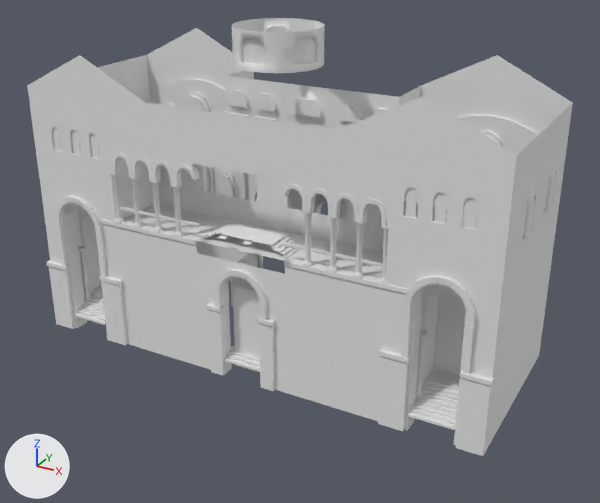
The COLLADA model art/meshes/structural/byza_civic_center_a.dae, before and after one commit.
One viewpoint serves both versions: a 50 mm camera at (32.1, -49.5, 34.8) aimed at (1.6, 5.8, 7.1). The lights are fixed; the arrows at lower left show +X, +Y and +Z. Vertices at the same position are counted once.

Objects in the first picture: 'Byza_Civic_Centre_A'.
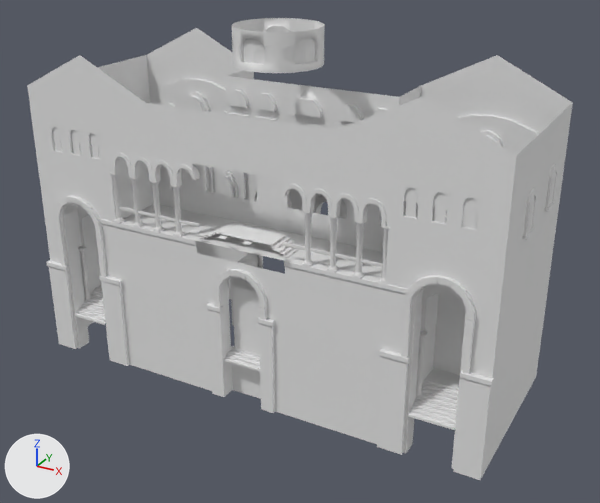
Commit message: Byza buildings meshes tweaks

Where the change shows, as pixel boxes (x1, y1, x2, y2) in the pictures (600 x 503 px):
'Byza_Civic_Centre_A', reshaped
    before: (27, 18, 573, 456)
    after: (27, 18, 573, 480)
part 1 of me_cube_397, built on
    before: (235, 348, 259, 372)
    after: (56, 281, 539, 480)

Edits to the bpy script that builds the scene:
```text
Change me_cube_397:
    used by ob_byza_civic_centre_a; location = (0.0, -1.92, 0.0)
    remove me_cube_397.from_pydata(...)  # 6932 vertices, 10496 faces; spans x -20.5..20.5, y 0.2..16.9, z -2.1..25.4
    add me_cube_397.from_pydata(...)  # 7049 vertices, 10672 faces; spans x -20.5..20.5, y 0.2..16.9, z -4.2..25.4
    me_cube_397 part 1
    3 vertices are removed from x -1.4..1.4, y 2.1, z -1.7
    4 faces are deleted
    40 vertices are added at x -19.0..19.0, y 1.1..16.2, z -4.2..0.0
    67 new vertices lie (0.0, 0.0, -2.1) away from vertices in x -20.2..20.2, y 0.8..16.6, z -2.1
    8 new vertices lie (0.0, 0.0, 2.1) away from vertices in x -19.0..19.0, y 16.2..16.6, z -4.2
    5 new vertices lie (1.0, 0.0, 0.0) away from vertices in x -1.1..3.0, y 1.1..2.1, z -4.2..0.0
    180 new faces join them
```
